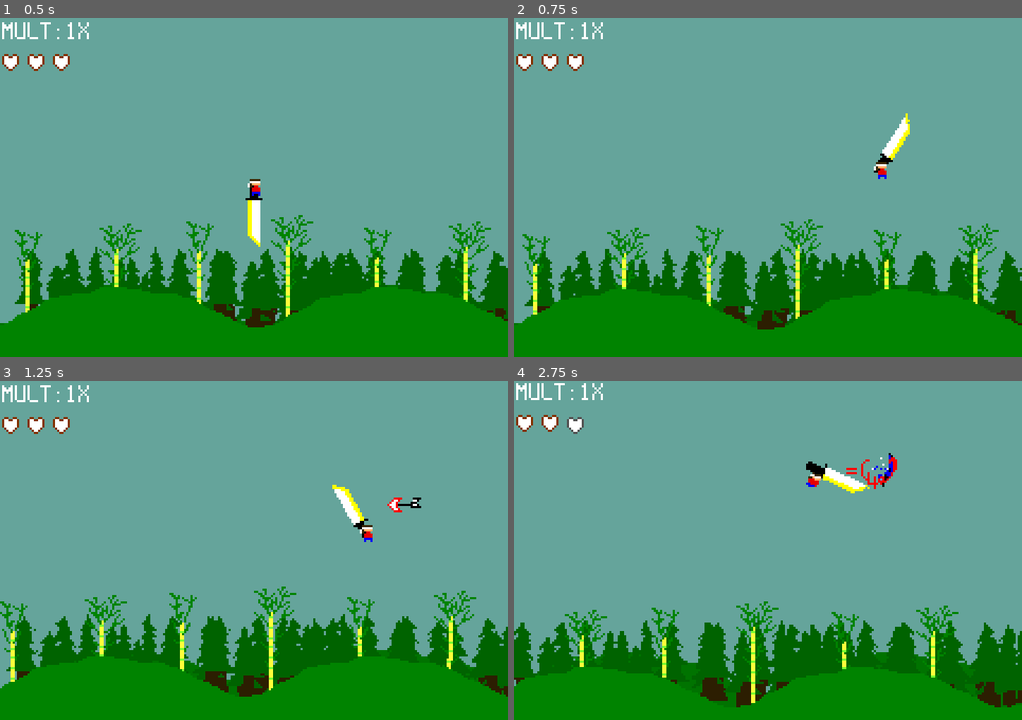
Above: before the commit, frames 1-4 (two rows, left to right).
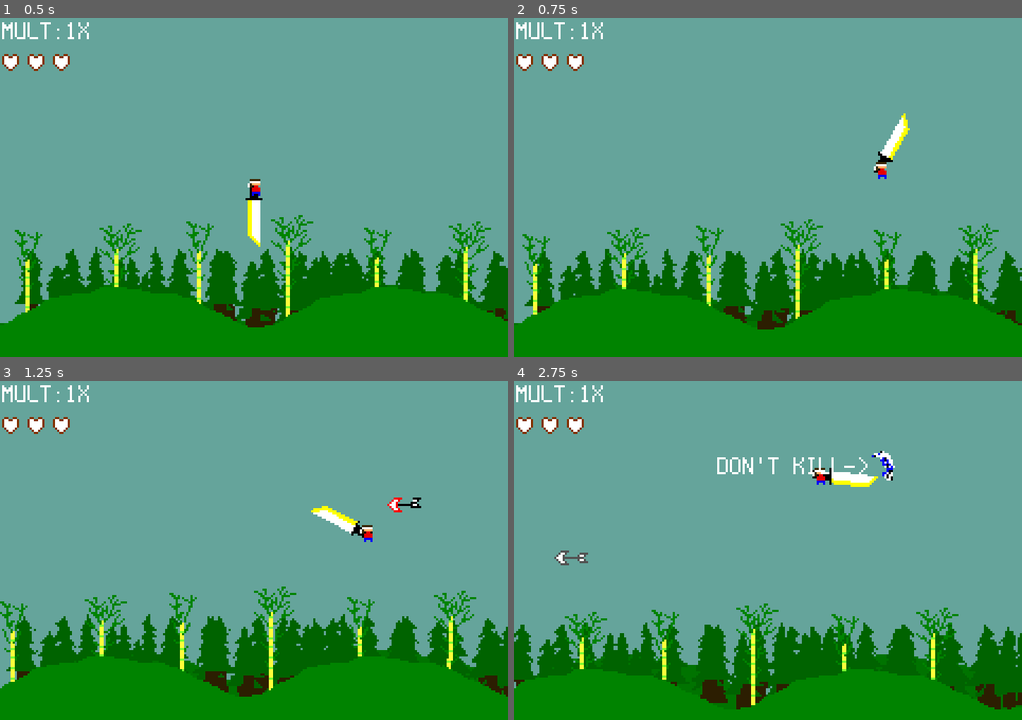
Above: after the commit, the same moments.

Repository: bytomancer/clonq-jam-2026
Game: Godot game, scene res://scn/main.tscn
The game is run twice, just before and just after one commit, with the same random seed, the same clock (stepped at 60 frames per second) and the same inputs. This scene is started directly instead of the project's main scene.
Inputs (mouse positions are in pixels of both pictures, inside the frame that each line leads up to):
- Up to frame 1 (0.5 s): no input
- Up to frame 2 (0.75 s): tap Enter (ui_accept) at 0.5 s; move the mouse to (879, 170) at 0.52 s
- Up to frame 3 (1.25 s): tap Enter (ui_accept) at 0.77 s
- Up to frame 4 (2.75 s): move the mouse to (666, 567) at 1.27 s; tap Enter (ui_accept) at 1.52 s; move the mouse to (818, 475) at 2.02 s

Frame 1 is identical in both runs. In frame 2, 0.1% of the frame differs, in the area x 71-78%, y 28-44%; in frame 3, 0.7%; in frame 4, 5.3%, in the area x 0-100%, y 0-97%.

Commit message:
feat: Adjusted physics, also many very small fixes

Diff:
--- a/godot/fab/bamboo_wall.tscn
+++ b/godot/fab/bamboo_wall.tscn
@@ -10,8 +10,9 @@
 font = ExtResource("2_nj1a1")
 font_size = 12
 
-[sub_resource type="RectangleShape2D" id="RectangleShape2D_b6phj"]
-size = Vector2(6, 176)
+[sub_resource type="WorldBoundaryShape2D" id="WorldBoundaryShape2D_tb4re"]
+normal = Vector2(-1, 0)
+distance = 88.5
 
 [sub_resource type="Animation" id="Animation_nj1a1"]
 length = 0.001
@@ -296,8 +297,8 @@
 horizontal_alignment = 2
 
 [node name="CollisionShape2D" type="CollisionShape2D" parent="." unique_id=510810304]
-position = Vector2(0, -88)
-shape = SubResource("RectangleShape2D_b6phj")
+position = Vector2(87.5, -116)
+shape = SubResource("WorldBoundaryShape2D_tb4re")
 
 [node name="Stalks" type="Node2D" parent="." unique_id=1102761154]
 
--- a/godot/fab/player.tscn
+++ b/godot/fab/player.tscn
@@ -145,7 +145,7 @@
 collision_mask = 16616
 mass = 3.0
 physics_material_override = SubResource("PhysicsMaterial_a14j1")
-gravity_scale = 50.0
+gravity_scale = 60.0
 center_of_mass_mode = 1
 center_of_mass = Vector2(0, 8)
 inertia = 50.0
--- a/godot/scn/main.tscn
+++ b/godot/scn/main.tscn
@@ -620,10 +620,18 @@
 texture = ExtResource("16_qy7k8")
 
 [node name="Clouds" type="ParallaxLayer" parent="Bg/PxBg" unique_id=187641133]
-motion_mirroring = Vector2(256, 256)
+motion_mirroring = Vector2(512, 256)
 
 [node name="Clouds1" type="Sprite2D" parent="Bg/PxBg/Clouds" unique_id=1894740499]
 position = Vector2(99, 57)
+texture = ExtResource("20_rgggd")
+
+[node name="Clouds3" type="Sprite2D" parent="Bg/PxBg/Clouds" unique_id=941521124]
+position = Vector2(355, 57)
+texture = ExtResource("20_rgggd")
+
+[node name="Clouds4" type="Sprite2D" parent="Bg/PxBg/Clouds" unique_id=1488317850]
+position = Vector2(384, 185)
 texture = ExtResource("20_rgggd")
 
 [node name="Clouds2" type="Sprite2D" parent="Bg/PxBg/Clouds" unique_id=2105682500]
Not shown, changed: godot/htm/index.html
